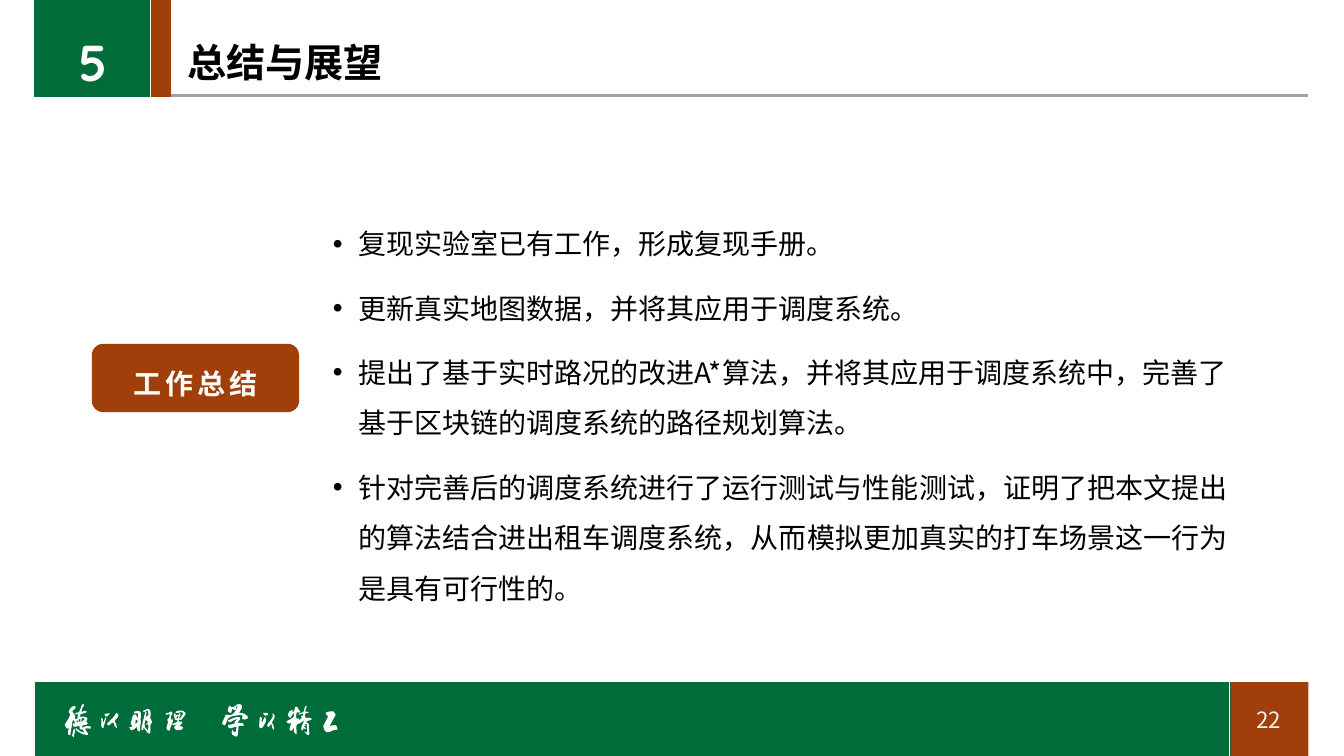
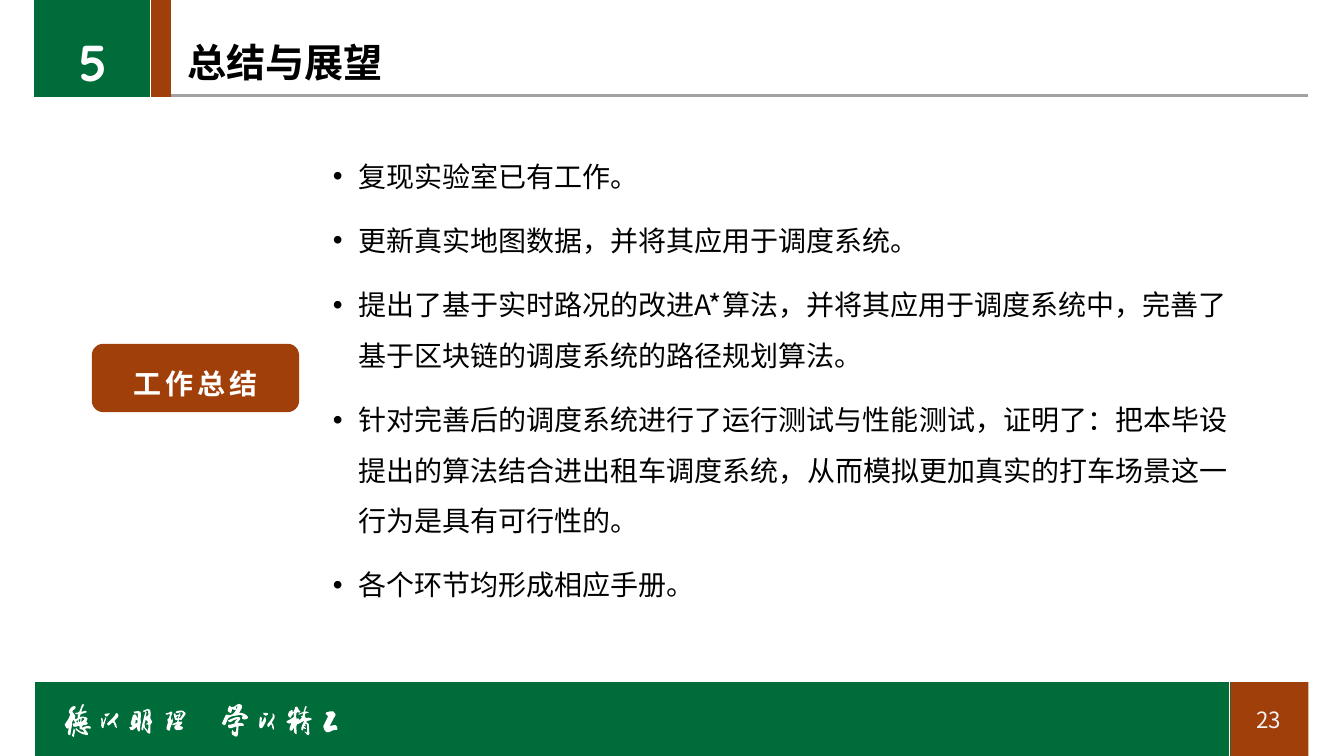
Before and after one commit to LancerEnk/GraduationDesign, a slide deck: slide 23 of doc/汇报ppt.pptx (slide 22 before the commit). Drawn at 1344x756 pixels with LibreOffice and Linux fonts; fonts in the diff are those of the drawing; background and template pictures are left out. Boxes give left, top, right and bottom in pixels: in the first picture for what was removed or moved away, otherwise in the second. Text is boxed around its words. In the diff, an @@ line names an element or a change of style, - is before the commit and + after.

Commit message:
更新了汇报ppt，修改了部分页面内容、补充了动画效果、添加了演示视频

```diff
--- a/doc/汇报ppt.pptx
+++ b/doc/汇报ppt.pptx
@@ text "复现实验室已有工作。": place and size @@
-text "复现实验室已有工作。" at (358,230,1228,551)
+text "复现实验室已有工作。" at (358,163,1228,598)
@@ text at (358,163,638,190): text changed @@
-• 复现实验室已有工作，形成复现手册。
+• 复现实验室已有工作。
@@ text at (358,406,1228,598): text changed @@
-• 针对完善后的调度系统进行了运行测试与性能测试，证明了把本文提出的算法结合进出租车调度系统，从而模拟更加真实的打车场景这一行为是具有可行性的。
+• 针对完善后的调度系统进行了运行测试与性能测试，证明了：把本毕设提出的算法结合进出租车调度系统，从而模拟更加真实的打车场景这一行为是具有可行性的。
+• 各个环节均形成相应手册。
@@ page number at (1256,711,1281,729): text changed @@
-22
+23
```
Also in this commit, not shown: 9 other slides changed, 3 slides added, 1 slide removed.
